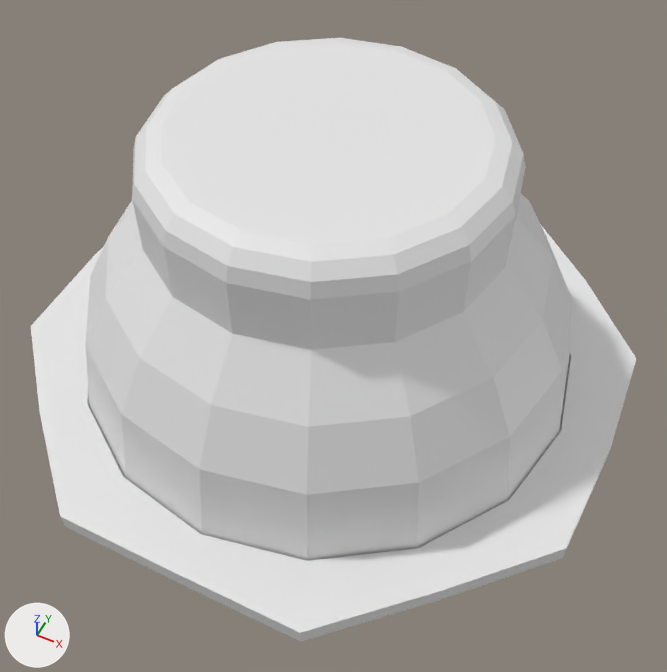
An edit to the Blender file workspace/Simulations/data/Simulations/robots/Transponder.blend, drawn before and after from the same camera.
The view is the same before and after, from a 50 mm lens placed at (0.517, -1.014, 1.305), pointed at (0.013, -0.006, 0.046). Every picture has the same lights, and +X, +Y and +Z are marked at lower left.
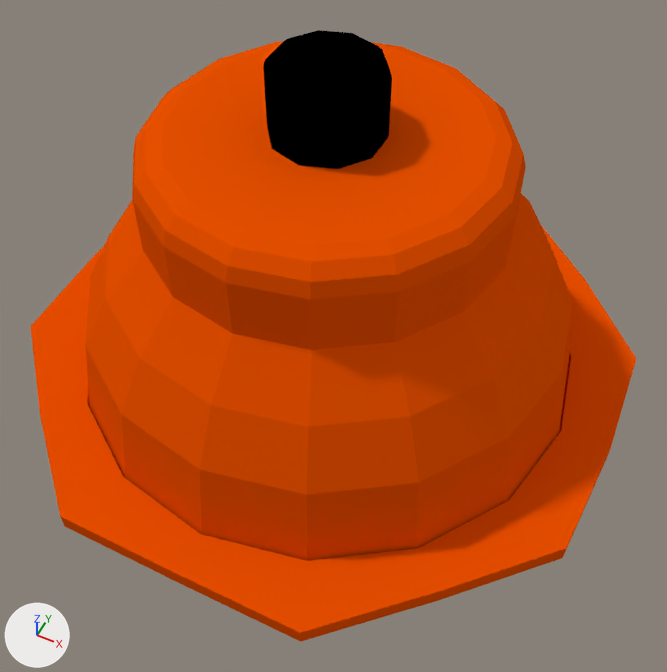
The newer file is also turned or shifted as a whole; pictures and numbers use the older file's frame.

Edits to the bpy script that builds the scene:
```text
Add mat_orange:
    mat_orange = diffuse_material('Orange')
    mat_orange.base_color = (0.8, 0.0805, 0.0)  # orange #e75000
Add mat_black:
    mat_black = diffuse_material('Black')
    mat_black.base_color = (0.0, 0.0, 0.0)  # black #000000
Change me_sphere_001:
    used by ob_sphere; location = (0.0, 0.0, 0.0)
    remove me_sphere_001.from_pydata(...)  # 290 vertices, 304 faces; spans x -0.531..0.532, y -0.522..0.534, z -0.487..0.487
    add me_sphere_001.from_pydata(...)  # 340 vertices, 346 faces; spans x -0.531..0.532, y -0.522..0.534, z -0.487..0.607
    me_sphere_001 part 1: a new loose piece of 50 vertices spanning x -0.087..0.087, y -0.091..0.091, z 0.486..0.607
    me_sphere_001 part 2: 304 faces spanning x -0.531..0.532, y -0.522..0.534, z -0.487..0.487 switch from no material to mat_orange (orange #e75000)
    add me_sphere_001.materials.append(mat_black)  # black #000000
```

Pixel boxes [x1, y1, x2, y2] of what changed, in the pictures (667 x 672 px):
'Sphere', reshaped: before [31, 38, 636, 642]; after [31, 30, 636, 642]
part 1 of me_sphere_001, added (black): after [263, 30, 392, 169]
part 2 of me_sphere_001, recoloured (white to orange): [31, 41, 636, 642] in both
